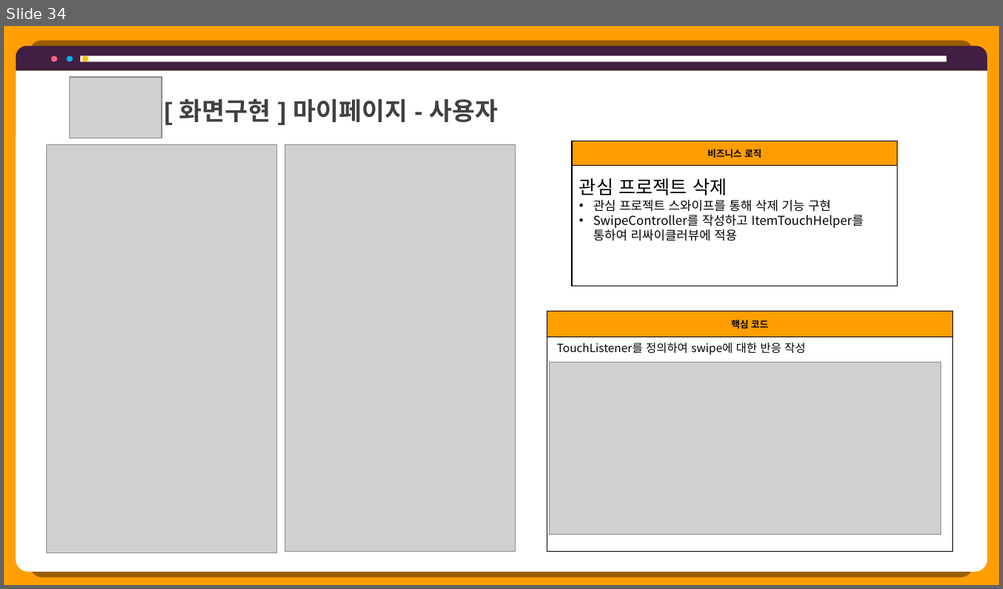
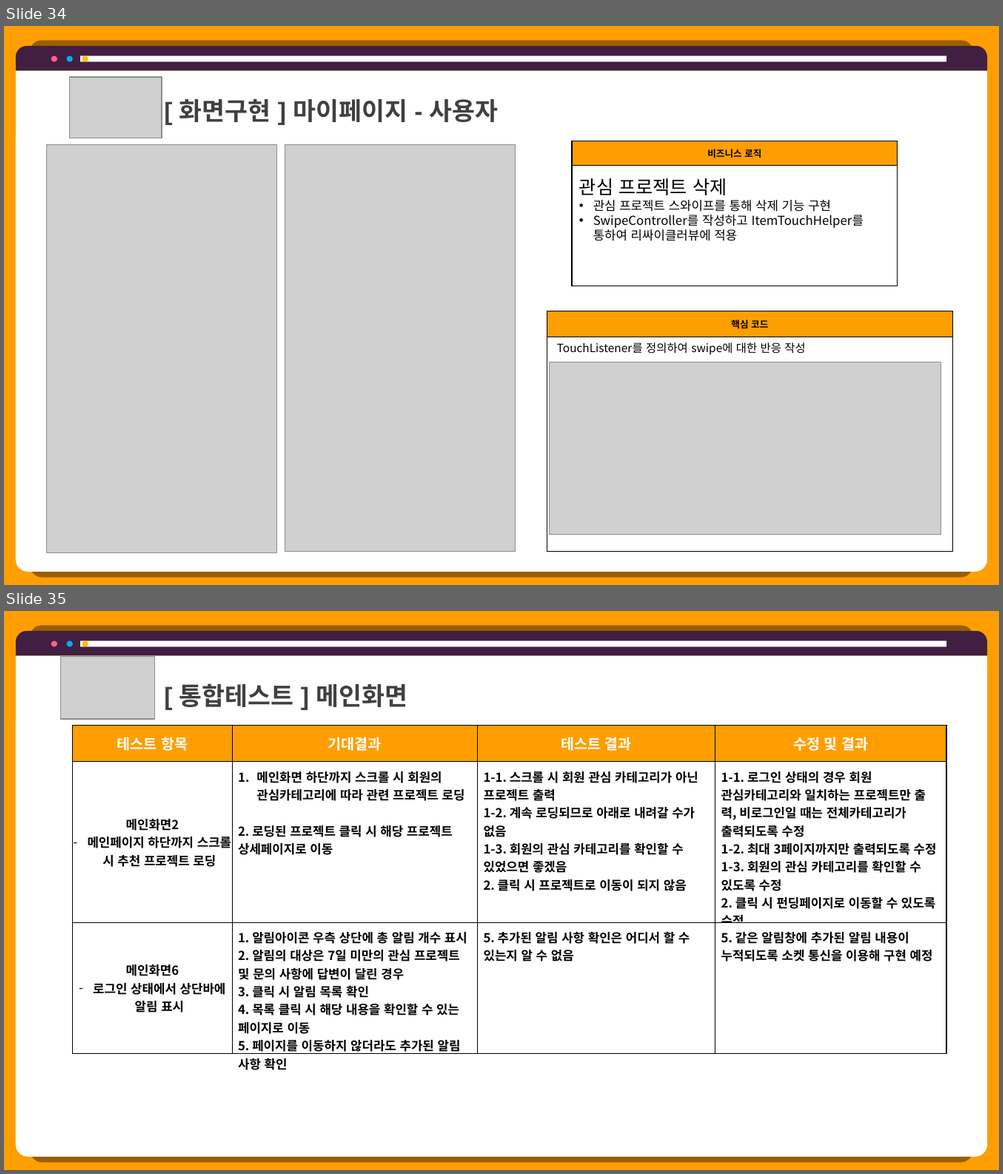
Before and after one commit to hhsw07/ezen-academy-projects, a slide deck: 0 발표용 파워포인트/project06 - 파워포인트 종합 - 형준.pptx. Shown one above the other, each under a label of ours: slide 34 before the commit, slides 34 and 35 after it. The pictures are 1003x589 and 1003x1174 pixels, drawn with LibreOffice and Linux fonts; fonts in the diff are those of the drawing; grey boxes stand for pictures. Boxes give left, top, right and bottom in pixels: in the first picture for what was removed or moved away, otherwise in the second. Text is boxed around its words. In the diff, an @@ line names an element or a change of style, - is before the commit and + after.

Commit message:
12

```diff
--- a/0 발표용 파워포인트/project06 - 파워포인트 종합 - 형준.pptx
+++ b/0 발표용 파워포인트/project06 - 파워포인트 종합 - 형준.pptx
@@ slide 35 added at (4,611,999,1170), background #FF9E00 @@
@@ round same rect added at (16,631,987,655), fill #411F42 @@
@@ ellipse added at (51,641,57,647), fill #FF6189 @@
@@ ellipse added at (67,641,73,647), fill #00B0F0 @@
@@ rectangle added at (80,641,946,647), fill #FFFFFF @@
@@ ellipse added at (82,641,88,647), fill #FFC000 @@
@@ round same rect added at (16,655,987,1157), fill #FFFFFF @@
@@ picture added at (61,657,155,719) @@
@@ text added at (179,684,407,707), 24 pt, text #404040, bold @@
+[ 통합테스트 ] 메인화면
@@ table added at (73,725,947,1073), 3 rows, 4 columns @@
+테스트 항목 | 기대결과 | 테스트 결과 | 수정 및 결과
+메인화면2 / 메인페이지 하단까지 스크롤 시 추천 프로젝트 로딩 | 메인화면 하단까지 스크롤 시 회원의 관심카테고리에 따라 관련 프로젝트 로딩 / 2. 로딩된 프로젝트 클릭 시 해당 프로젝트 상세페이지로 이동 | 1-1. 스크롤 시 회원 관심 카테고리가 아닌 프로젝트 출력 / 1-2. 계속 로딩되므로 아래로 내려갈 수가 없음 / 1-3. 회원의 관심 카테고리를 확인할 수 있었으면 좋겠음 / 2. 클릭 시 프로젝트로 이동이 되지 않음 | 1-1. 로그인 상태의 경우 회원 관심카테고리와 일치하는 프로젝트만 출력, 비로그인일 때는 전체카테고리가 출력되도록 수정 / 1-2. 최대 3페이지까지만 출력되도록 수정 / 1-3. 회원의 관심 카테고리를 확인할 수 있도록 수정 / 2. 클릭 시 펀딩페이지로 이동할 수 있도록 수정
+메인화면6 / 로그인 상태에서 상단바에 알림 표시 | 1. 알림아이콘 우측 상단에 총 알림 개수 표시 / 2. 알림의 대상은 7일 미만의 관심 프로젝트 및 문의 사항에 답변이 달린 경우 / 3. 클릭 시 알림 목록 확인 / 4. 목록 클릭 시 해당 내용을 확인할 수 있는 페이지로 이동 / 5. 페이지를 이동하지 않더라도 추가된 알림 사항 확인 | 5. 추가된 알림 사항 확인은 어디서 할 수 있는지 알 수 없음 | 5. 같은 알림창에 추가된 알림 내용이 누적되도록 소켓 통신을 이용해 구현 예정
```
Also in this commit, not shown: 2 other slides added.
